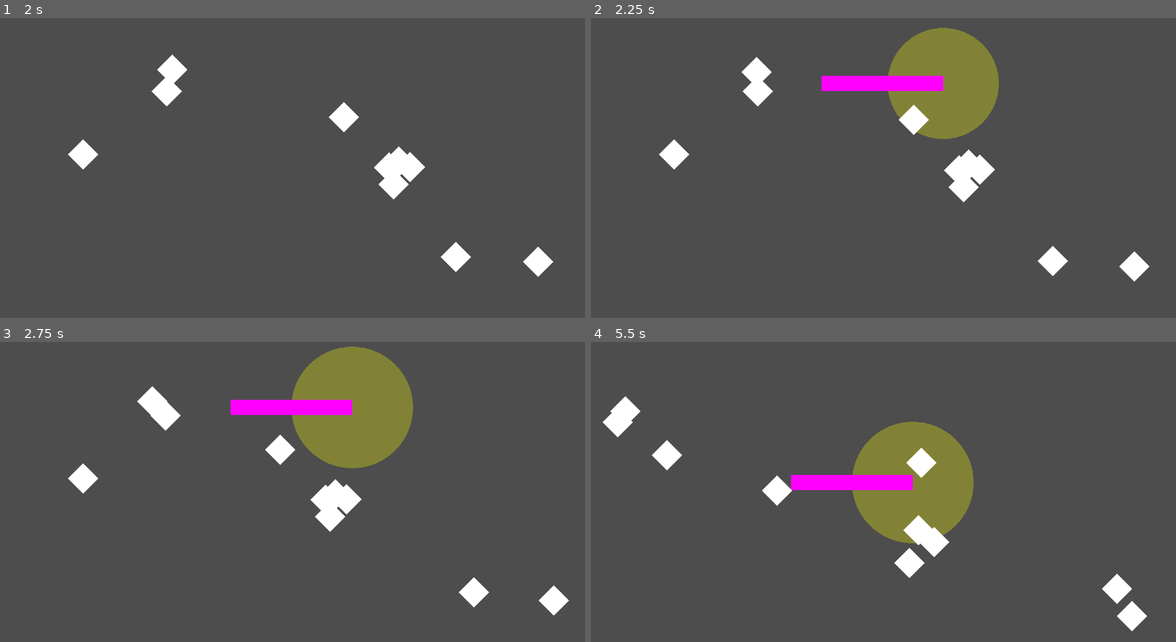
Above: before the commit, frames 1-4 (two rows, left to right).
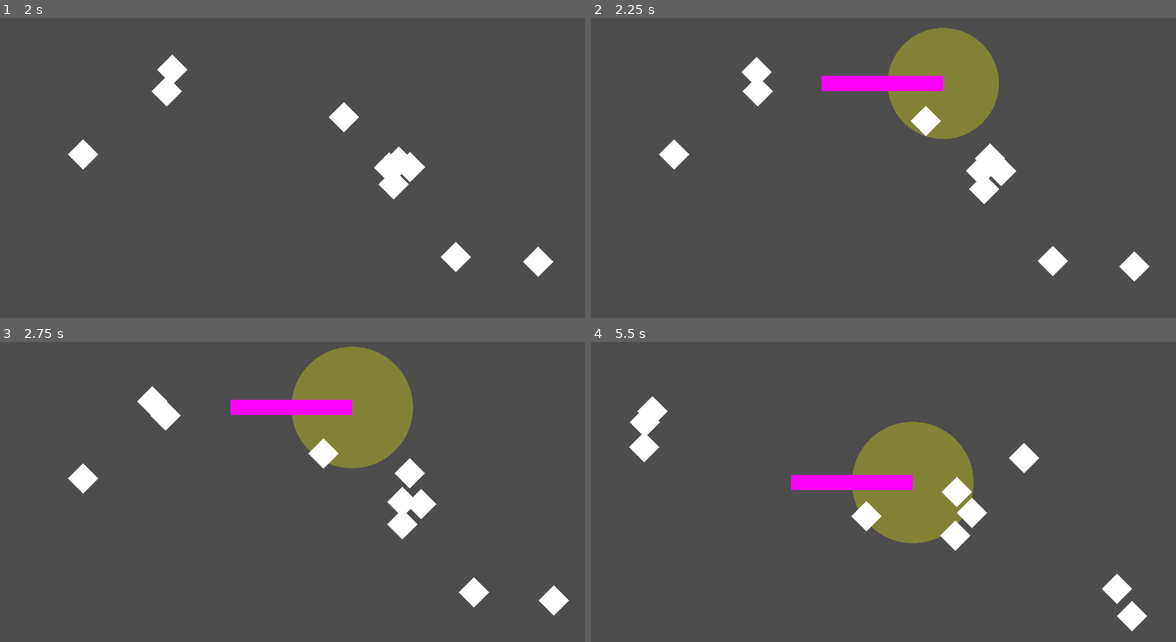
Above: after the commit, the same moments.

Repository: VileOar/ludum-dare-56
Game: Godot game, scene res://src/stage/stage.tscn
Same seed, same stepped clock (60 frames per second), same inputs: the game is played once before the commit and once after it. The project has no main scene, so this scene is started directly.
Inputs (mouse positions are in pixels of both pictures, inside the frame that each line leads up to):
- Up to frame 1 (2 s): tap Enter at 0.5 s; move the mouse to (427, 141) at 0.52 s; press the mouse at (427, 141) at 0.53 s; move the mouse to (169, 177) at 1.27 s; release the mouse at (169, 177) at 1.28 s; click (169, 177) at 1.35 s
- Up to frame 2 (2.25 s): move the mouse to (942, 84) at 2.02 s; press the mouse at (942, 84) at 2.03 s
- Up to frame 3 (2.75 s): no input
- Up to frame 4 (5.5 s): move the mouse to (854, 552) at 2.77 s; release the mouse at (854, 552) at 2.78 s; click (854, 552) at 2.85 s; move the mouse to (1064, 534) at 3.52 s; press the mouse at (1064, 534) at 3.53 s; move the mouse to (702, 432) at 4.27 s; release the mouse at (702, 432) at 4.28 s; click (702, 432) at 4.35 s; move the mouse to (912, 483) at 5.02 s; press the mouse at (912, 483) at 5.03 s

Frame 1 is identical in both runs. In frame 2, 1.5% of the frame differs, in the area x 52-73%, y 28-63%; in frame 3, 2.4%; in frame 4, 4.1%, in the area x 1-77%, y 17-79%.

Commit message:
prevent change state while rushing

Diff:
--- a/src/entities/creature/creature.tscn
+++ b/src/entities/creature/creature.tscn
@@ -22,7 +22,6 @@
 
 [node name="CollisionShape2D" type="CollisionShape2D" parent="."]
 rotation = 0.785398
-scale = Vector2(1, 1)
 shape = SubResource("RectangleShape2D_4yq3s")
 
 [node name="Sprite" type="AnimatedSprite2D" parent="."]
@@ -47,4 +46,5 @@
 
 [node name="RushState" type="Node" parent="Controller"]
 script = ExtResource("4_sqeli")
+STATE_DURATION = 0.75
 SPEED_MULTIPLIER = 3.0
--- a/src/entities/creature/rush_state.gd
+++ b/src/entities/creature/rush_state.gd
@@ -1,5 +1,7 @@
 extends WanderState
 class_name RushState
+
+var _dir_changed = false ## whether direction was already changed
 
 
 func _ready() -> void:
@@ -8,6 +10,7 @@
 
 func activate():
 	super.activate()
+	_dir_changed = false
 	_controller.set_can_cross_gate(true)
 
 
@@ -16,5 +19,12 @@
 	_controller.set_can_cross_gate(false)
 
 
+func allow_next_state(_state: String) -> bool:
+	return !_moving
+
+
 func set_rush_direction(direction: Vector2):
+	if _dir_changed:
+		return
 	_mov_dir = direction
+	_dir_changed = true
--- a/src/entities/creature/wander_state.gd
+++ b/src/entities/creature/wander_state.gd
@@ -10,11 +10,13 @@
 @onready var _controller: BaseController = _fsm as BaseController
 
 var _mov_dir: Vector2 = Vector2.RIGHT
+var _moving = false # whether still moving
 
 
 func activate():
 	get_tree().create_timer(STATE_DURATION).timeout.connect(_on_timer_timeout)
 	_mov_dir = Vector2.from_angle(randf() * 2 * PI) # choose random direction vector
+	_moving = true
 
 
 func _physics_process(delta: float) -> void:
@@ -26,6 +28,7 @@
 func _on_timer_timeout() -> void:
 	if !can_process():
 		return
+	_moving = false
 	# has chance to move again (making it move in a different direction) or go to idle
 	var next_state = "WanderState" if randf() < REPEAT_CHANCE else "IdleState"
 	_controller.replace_state(next_state)
--- a/src/tools/stack_state_machine/stack_state.gd
+++ b/src/tools/stack_state_machine/stack_state.gd
@@ -59,6 +59,11 @@
 	pass
 
 
+## whether a new state can be pushed on top of this one
+func allow_next_state(_state: String) -> bool:
+	return true
+
+
 # ---------------------------------------
 #
 # || --- SHORTCUTS FOR FSM METHODS --- ||
--- a/src/tools/stack_state_machine/stack_state_machine.gd
+++ b/src/tools/stack_state_machine/stack_state_machine.gd
@@ -20,12 +20,16 @@
 
 
 ## return the state node currently at the top of stack
-func current_state() -> Node:
+func current_state() -> StackState:
 	return null if state_stack.is_empty() else get_node(state_stack.back())
 
 
 ## push a new state down the stack, deactivating the previous head and activating the pushed one
 func push_state(state : String):
+	# if new state is not allowed, do not perform operation
+	if !_can_push_state(state):
+		return
+
 	var new_head = get_node(state)
 	if new_head != null: # if valid state name
 		var old_head = current_state()
@@ -81,9 +85,18 @@
 
 ## shorthand to pop and push in one call
 func replace_state(state : StringName, pop_until : Array[String] = []):
+	# if new state is not allowed, do not perform operation
+	if !_can_push_state(state):
+		return
+
 	_pop_state(pop_until) # call the internal pop, so that the empty stack signal is never emitted
 	push_state(state)
 
 	if state_stack.is_empty(): # failsafe, in case the push operation fails
 		stack_emptied.emit()
 		push_warning("State Stack is empty after replace operation. New state was likely not pushed.")
+
+
+## check if current head can transition to specified new state
+func _can_push_state(state: StringName) -> bool:
+	return current_state() == null or current_state().allow_next_state(state)
